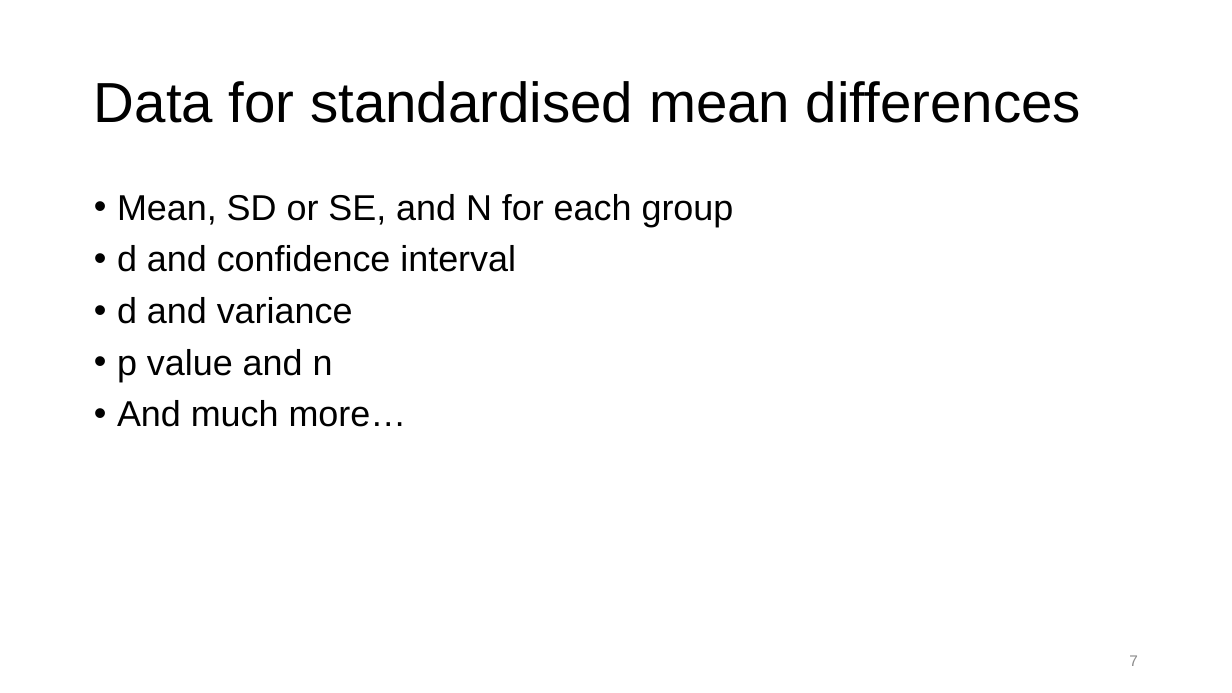
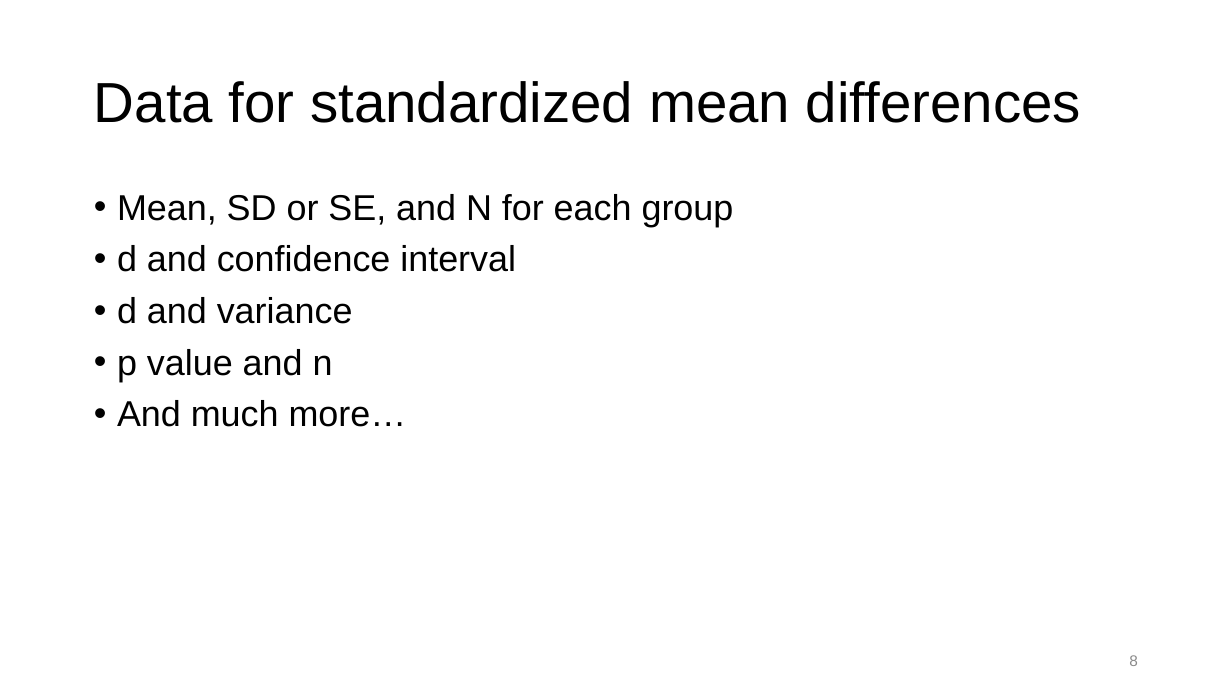
Before and after one commit to tmober/meta-workshop, a slide deck: slide 9 of 02_Intro_Meta-analysis_2021-07-06.pptx (slide 8 before the commit). Drawn at 1232x693 pixels with LibreOffice and Linux fonts; fonts in the diff are those of the drawing. Boxes give left, top, right and bottom in pixels: in the first picture for what was removed or moved away, otherwise in the second. Text is boxed around its words. In the diff, an @@ line names an element or a change of style, - is before the commit and + after.

```diff
--- a/02_Intro_Meta-analysis_2021-07-06.pptx
+++ b/02_Intro_Meta-analysis_2021-07-06.pptx
@@ title at (x1=94, y1=81, x2=1081, y2=123): text changed @@
-Data for standardised mean differences
+Data for standardized mean differences
@@ page number at (x1=1129, y1=655, x2=1138, y2=666): text changed @@
-7
+8
```
Also in this commit, not shown: 2 other slides changed, 1 slide added, 3 other files.
